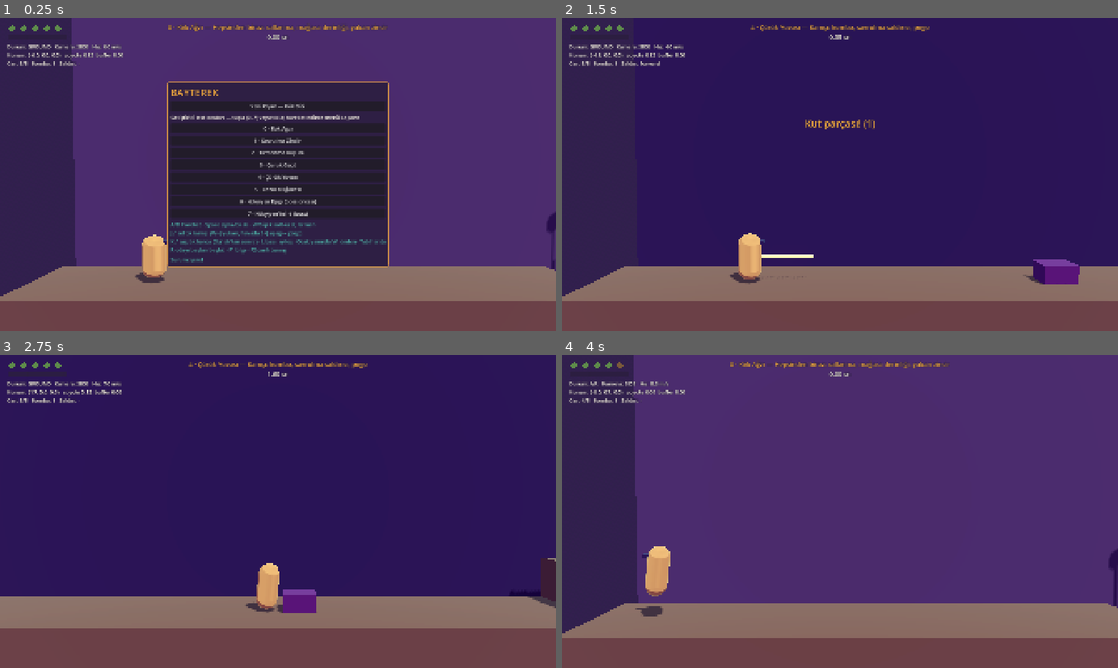
Above: before the commit, frames 1-4 (two rows, left to right).
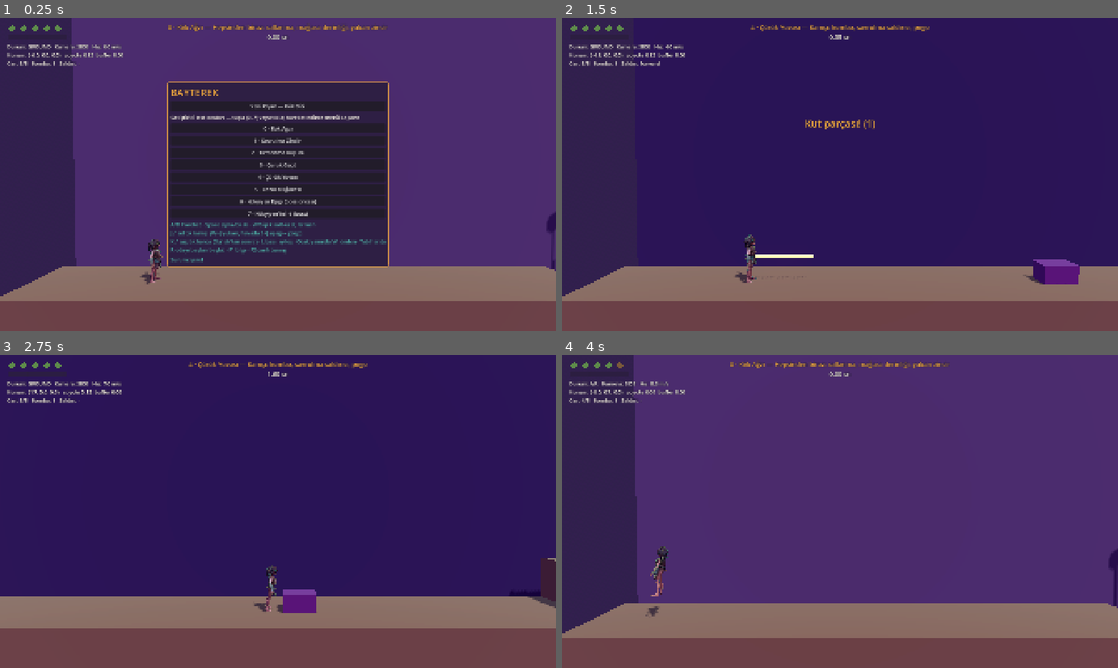
Above: after the commit, the same moments.

Repository: OWalkerr/bayterek
Game: Godot game, scene res://tests/test_m7.tscn
Same seed, same stepped clock (60 frames per second), same inputs: the game is played once before the commit and once after it. This scene is started directly instead of the project's main scene.
Inputs (mouse positions are in pixels of both pictures, inside the frame that each line leads up to):
- Up to frame 1 (0.25 s): no input
- Up to frame 2 (1.5 s): move the mouse to (962, 158) at 0.52 s; hold D (move_right) 0.53-1.25 s; tap J (attack) at 0.6 s; click (962, 158) at 0.67 s; tap Space (jump) at 0.77 s; drag from (728, 190) to (812, 237) at 1.27 s
- Up to frame 3 (2.75 s): move the mouse to (333, 442) at 2.02 s; hold D (move_right) from 2.03 s (still down); tap K (grapple) at 2.1 s
- Up to frame 4 (4 s): release D (move_right) at 2.75 s; drag from (812, 574) to (673, 464) at 2.77 s; move the mouse to (1006, 558) at 3.52 s; hold A (move_left) from 3.53 s (still down); tap 0 (room_0) at 3.6 s; tap Space (jump) at 3.77 s

The runs differ from the first frame. In frame 1, 0.6% of the frame differs, in the area x 24-30%, y 69-86%; in frame 2, 0.6%; in frame 3, 0.6%; in frame 4, 0.7%, in the area x 13-20%, y 61-84%.

Commit message:
M7: Alpay modeli (Tripo) oyunda — ölçek düzeltmesi, kapsül gizlendi, doğrulayıcı yön düzeltmesi
- char_alpay_tripo.glb: import root_scale 1.6 (Tripo 1 birime normalize ediyor); Player/Visual/Model
- PlayerAnimator: model varsa kapsül görseli gizli; klip yokken yordamsal poz modele
- ModelValidator: bakış yönü iskeletin üst düğüm dönüşleriyle hesaplanıyor (Tripo node_0 −90°)
- Meshy kıyas modeli repoda, web build'den hariç; test_m7 +4 kontrol (oyundaki Alpay)
- docs/07 Tripo notları, 00 karar, 09 durum

Co-Authored-By: Claude Opus 5.5 <noreply@anthropic.com>
Claude-Session: https://claude.ai/code/session_01TgZzkF7pbHmgGC8W9VR8nA

Diff:
--- a/scenes/player/player.tscn
+++ b/scenes/player/player.tscn
@@ -1,9 +1,10 @@
-[gd_scene load_steps=10 format=3]
+[gd_scene load_steps=11 format=3]
 
 [ext_resource type="Script" path="res://scripts/player/player.gd" id="1_player"]
 [ext_resource type="Resource" path="res://data/tuning/player_tuning.tres" id="2_tuning"]
 [ext_resource type="Script" path="res://scripts/player/player_combat.gd" id="3_combat"]
 [ext_resource type="Script" path="res://scripts/player/player_animator.gd" id="4_anim"]
+[ext_resource type="PackedScene" path="res://assets/models/characters/alpay/char_alpay_tripo.glb" id="5_model"]
 
 [sub_resource type="CapsuleShape3D" id="Shape_body"]
 radius = 0.35
@@ -45,6 +46,8 @@
 transform = Transform3D(1, 0, 0, 0, 1, 0, 0, 0, 1, 0, 1.3, 0.35)
 mesh = SubResource("Mesh_nose")
 
+[node name="Model" parent="Visual" instance=ExtResource("5_model")]
+
 [node name="WhipCombat" type="Node3D" parent="."]
 script = ExtResource("3_combat")
 
--- a/scripts/art/model_validator.gd
+++ b/scripts/art/model_validator.gd
@@ -135,7 +135,7 @@
 		for bone: String in HUMANOID_BONES:
 			if _find_bone(skeleton, bone) < 0:
 				missing.append(bone)
-		facing = _facing_from_skeleton(skeleton)
+		facing = _facing_from_skeleton(skeleton, _relative_transform(root, skeleton).basis)
 	return {"triangles": tris, "meshes": meshes, "materials": materials.size(), "max_texture": max_tex,
 			"aabb": aabb, "height": aabb.size.y, "has_skeleton": skeleton != null,
 			"bones": skeleton.get_bone_count() if skeleton != null else 0,
@@ -186,13 +186,14 @@
 	return -1
 
 
-## Ayak → parmak (ToeBase) vektörünün yönü = bakış yönü. Yoksa "?".
-static func _facing_from_skeleton(skeleton: Skeleton3D) -> String:
+## Ayak → parmak (ToeBase) vektörünün yönü = bakış yönü (modelin kök uzayında; iskeletin üst
+## düğümlerindeki dönüşler dahil — ör. Tripo iskeleti -90° döndürülmüş bir düğümün altına koyar). Yoksa "?".
+static func _facing_from_skeleton(skeleton: Skeleton3D, to_root: Basis = Basis.IDENTITY) -> String:
 	var foot := _find_bone(skeleton, "LeftFoot")
 	var toe := _find_bone(skeleton, "LeftToeBase")
 	if foot < 0 or toe < 0:
 		return "?"
-	var d := skeleton.get_bone_global_rest(toe).origin - skeleton.get_bone_global_rest(foot).origin
+	var d := to_root * (skeleton.get_bone_global_rest(toe).origin - skeleton.get_bone_global_rest(foot).origin)
 	var flat := Vector2(d.x, d.z)
 	if flat.length() < 0.001:
 		return "?"
--- a/scripts/player/player_animator.gd
+++ b/scripts/player/player_animator.gd
@@ -20,6 +20,8 @@
 var player: Player
 var current: StringName = &"idle"
 var model_player: AnimationPlayer = null
+## Visual/Model (AI modeli) — yoksa null (kapsül greybox).
+var model: Node3D = null
 
 var _body: Node3D
 var _was_on_floor: bool = true
@@ -32,11 +34,20 @@
 func _ready() -> void:
 	player = get_parent() as Player
 	var visual := player.get_node(^"Visual") as Node3D
-	_body = visual.get_node_or_null(^"Body") as Node3D
+	var capsule := visual.get_node_or_null(^"Body") as Node3D
+	model = visual.get_node_or_null(^"Model") as Node3D
+	if model != null:
+		# Gerçek model var: kapsül görseli gizlenir (çarpışma kapsülü kalır, docs/07 §6.5)
+		for n: String in ["Body", "FacingMarker"]:
+			var c := visual.get_node_or_null(NodePath(n)) as Node3D
+			if c != null:
+				c.visible = false
+		model_player = model.find_child("AnimationPlayer", true, false) as AnimationPlayer
+	# Klip yoksa yordamsal poz modele (yoksa kapsüle) uygulanır
+	_body = model if model != null else capsule
 	if _body != null:
 		_base_scale = _body.scale
 		_base_pos = _body.position
-	model_player = visual.find_child("AnimationPlayer", true, false) as AnimationPlayer
 
 
 ## Durumdan mantıksal animasyon adı (saf fonksiyon; testler doğrudan çağırır).
@@ -81,8 +92,17 @@
 	if next != current:
 		current = next
 		_play_model(next)
-	if model_player == null and _body != null:
+	if not _model_has_clip(current) and _body != null:
 		_procedural(delta)
+
+
+## Yordamsal pozun uygulandığı düğüm (model ya da kapsül).
+func get_procedural_target() -> Node3D:
+	return _body
+
+
+func _model_has_clip(anim: StringName) -> bool:
+	return model_player != null and model_player.has_animation(clip_map.get(anim, anim))
 
 
 func _play_model(anim: StringName) -> void:
--- a/tests/test_m7.gd
+++ b/tests/test_m7.gd
@@ -27,6 +27,7 @@
 	await _test_enemy_flash()
 	_test_environment()
 	_test_validator()
+	_test_player_model()
 	await _test_animator()
 	print("[TEST] bitti — başarısız: %d" % _failures)
 	get_tree().quit(1 if _failures > 0 else 0)
@@ -198,6 +199,18 @@
 
 # ---------------------------------------------------------------- Animasyon
 
+func _test_player_model() -> void:
+	var anim := _player.animator
+	var model := anim.model
+	_check("model: Alpay (Tripo) Player/Visual/Model altında", model != null, "")
+	if model == null:
+		return
+	_check("model: kapsül görseli gizli", not (_player.get_node(^"Visual/Body") as Node3D).visible, "")
+	var r := ModelValidator.validate_scene(model, "char_alpay_tripo.glb")
+	_check("model: oyundaki Alpay ölçüsü doğru (1.6 m, +Z, bütçe)", r["ok"], ModelValidator.format_report(r))
+	_check("model: stilize shader'a çevrildi", _count_unstylized(model) == 0, "")
+
+
 func _test_animator() -> void:
 	_level.call(&"load_room", 4)
 	await _frames(3)
@@ -207,7 +220,7 @@
 	_check("anim: yerde duran → idle", anim.current == &"idle", str(anim.current))
 	Input.action_press(&"move_right")
 	await _frames(20)
-	var body := _player.get_node(^"Visual/Body") as Node3D
+	var body := anim.get_procedural_target()
 	_check("anim: koşu → run + öne eğilme (yordamsal)", anim.current == &"run" and body.rotation.x > 0.05,
 			"%s eğim=%.2f" % [anim.current, body.rotation.x])
 	Input.action_release(&"move_right")
Not shown, added: assets/models/characters/alpay/char_alpay_meshy.glb.import
Binary file added: assets/models/characters/alpay/char_alpay_meshy_normal.png
Not shown, added: assets/models/characters/alpay/char_alpay_meshy_normal.png.import
Binary file added: assets/models/characters/alpay/char_alpay_meshy_texture_0.png
Not shown, added: assets/models/characters/alpay/char_alpay_meshy_texture_0.png.import
Binary file added: assets/models/characters/alpay/char_alpay_meshy_texture_0_metallic_roughness.png
Not shown, added: assets/models/characters/alpay/char_alpay_meshy_texture_0_metallic_roughness.png.import
Not shown, added: assets/models/characters/alpay/char_alpay_tripo.glb.import
Binary file added: assets/models/characters/alpay/char_alpay_tripo_char_alpay_tripo_basecolor.jpg
Not shown, added: assets/models/characters/alpay/char_alpay_tripo_char_alpay_tripo_basecolor.jpg.import
Not shown, changed: export_presets.cfg
Not shown, changed: docs/00_VISION.md
(and 2 more such lines)
